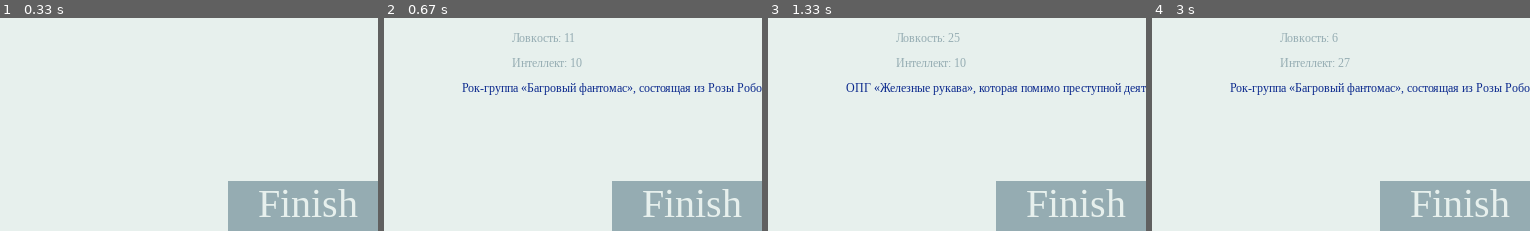
Above: before the commit, frames 1-4 (left to right).
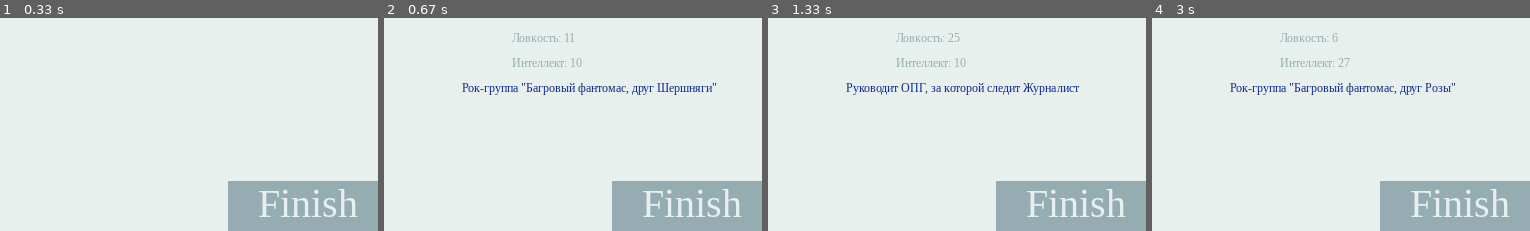
Above: after the commit, the same moments.

Repository: poLLiAziatka/Super-Gaame
Game: pygame game, started from interface.py
The game is run twice, just before and just after one commit, with the same random seed, the same clock (stepped at 60 frames per second) and the same inputs.
Inputs (mouse positions are % of the whole screen's width and height, from its top left):
- Up to frame 1 (0.33 s): no input
- Up to frame 2 (0.67 s): click (5, 27) at 0.38 s
- Up to frame 3 (1.33 s): click (22, 48) at 0.72 s; click (15, 31) at 1.05 s
- Up to frame 4 (3 s): click (5, 13) at 1.38 s; click (5, 27) at 1.72 s; click (13, 27) at 2.05 s; click (5, 27) at 2.38 s; click (29, 55) at 2.72 s
The pictures show only the part of the screen within x 50-100%, y 50-100%; the shares and areas given below are measured in that part.

Frame 1 is identical in both runs. In frame 2, 1.4% of the frame differs, in the area x 36-100%, y 30-37%; in frame 3, 1.8%, in the area x 20-100%, y 30-37%; in frame 4, 1.3%.

Commit message:
good way to pictures + small description

Diff:
--- a/hero.py
+++ b/hero.py
@@ -59,13 +59,18 @@
         self._int -= 2
 
     def image(self):
-        return Image.open('1.jpg')
+        return "1.jpg"
 
     def __str__(self):
         return 'Инженер'
 
     def description(self):
-        return 'Неуверенный в себе, непутевый, меланхоличный инженер НИИ, который разрабатывает секретные сыворотки и проводит генетические эксперименты. Часто он становится героем неловких, а иногда опасных ситуаций, или просто рассуждает о жизни'
+        #st = '''Неуверенный в себе, непутевый, меланхоличный инженер НИИ, который : разрабатывает секретные сыворотки и
+       # проводит : генетические эксперименты. Часто он становится героем :  неловких, а иногда опасных ситуаций, или :
+        # просто рассуждает о жизни'''
+        #lst = st.split(':')
+        st = 'Меланхоличный, разрабатывает секретные сыворотки'
+        return st
 
 
 class Leader_iron_sleeves(Intelligency):
@@ -92,13 +97,14 @@
             self.freeze += 2
 
     def image(self):
-        return Image.open('2.jpg')
+        return "2.jpg"
 
     def __str__(self):
         return 'Глава ОПГ железные рукава'
 
     def description(self):
-        return 'ОПГ «Железные рукава», которая помимо преступной деятельности занимается и музыкальной. Их дело пытается расследовать ведущий передачи «Загадка дыры», но не добивается успеха'
+        st = 'Руководит ОПГ, за которой следит Журналист'
+        return st
 
 
 class Katamaronov(Agility):
@@ -114,15 +120,14 @@
         self.health -= damage
 
     def image(self):
-        return Image.open('3.jpg')
+        return "3.jpg"
 
     def __str__(self):
         return 'Катамаранов'
-    def team(self):
-        return self.team
 
     def description(self):
-        return 'Водитель асфальтового катка, одноклассник инженера и алкоголик Игорь Катамаранов. Его жену Зинку Кашину, управляющую отделения нейротрансплантологии НИИ, засосало в трубу.'
+        st = 'Алкоголик, одноклассник инженера'
+        return st
 
 
 class Rosa_robot(Agility):
@@ -138,16 +143,14 @@
             enemy_hero.intel = int(enemy_hero.intel * 0.85)
 
     def image(self):
-        return Image.open('4.jpg')
+        return "4.jpg"
 
     def __str__(self):
         return 'Роза Робот'
 
-    def team(self):
-        return self.team
-
     def description(self):
-        return f'Рок-группа «Багровый фантомас», состоящая из Розы Робота и Шершняги. Герои, чей образ основан на фанатах российской рок-музыки 90-х, мечтают стать популярными и разговаривают на молодёжном сленге, постоянно употребляя слово «блин»'
+        st = 'Рок-группа "Багровый фантомас, друг Шершняги"'
+        return st
 
 
 class Shershnyga(Strength):
@@ -163,13 +166,14 @@
             self.freeze += 1
 
     def image(self):
-        return Image.open('5.jpg')
+        return "5.jpg"
 
     def __str__(self):
         return 'Шершняга'
 
     def description(self):
-        return 'Рок-группа «Багровый фантомас», состоящая из Розы Робота и Шершняги. Герои, чей образ основан на фанатах российской рок-музыки 90-х, мечтают стать популярными и разговаривают на молодёжном сленге, постоянно употребляя слово «блин»'
+        st = 'Рок-группа "Багровый фантомас, друг Розы"'
+        return st
 
 
 class Journalist(Strength):
@@ -185,10 +189,11 @@
             _ag += 2
 
     def image(self):
-        return Image.open('6.jpg')
+        return "6.jpg"
 
     def __str__(self):
         return 'Журналист'
 
     def description(self):
-        return 'Ведущий телепередачи «Сдохни или умри». «Сдохни или умри» — это пародия на шоу о выживании в дикой природе, только здесь герой пытается выжить в метро, канализации или лесу с «заброшенными собаками»'
+        st = 'Ведущий телепередачи "Загадка дыры"'
+        return st
--- a/interface.py
+++ b/interface.py
@@ -440,5 +440,5 @@
 
 
 game('lhbvf', 'sdhhjh', 5, 5, [1, 1, 2, 2, 3, 3, 4, 4, 5, 5, 1, 2, 1, 3, 1, 4, 1, 5, 5, 1, 5, 2, 5, 3, 5, 4, 5, 5])
-final('Дрима тима')
+# final('Дрима тима')
 # main_menu()
